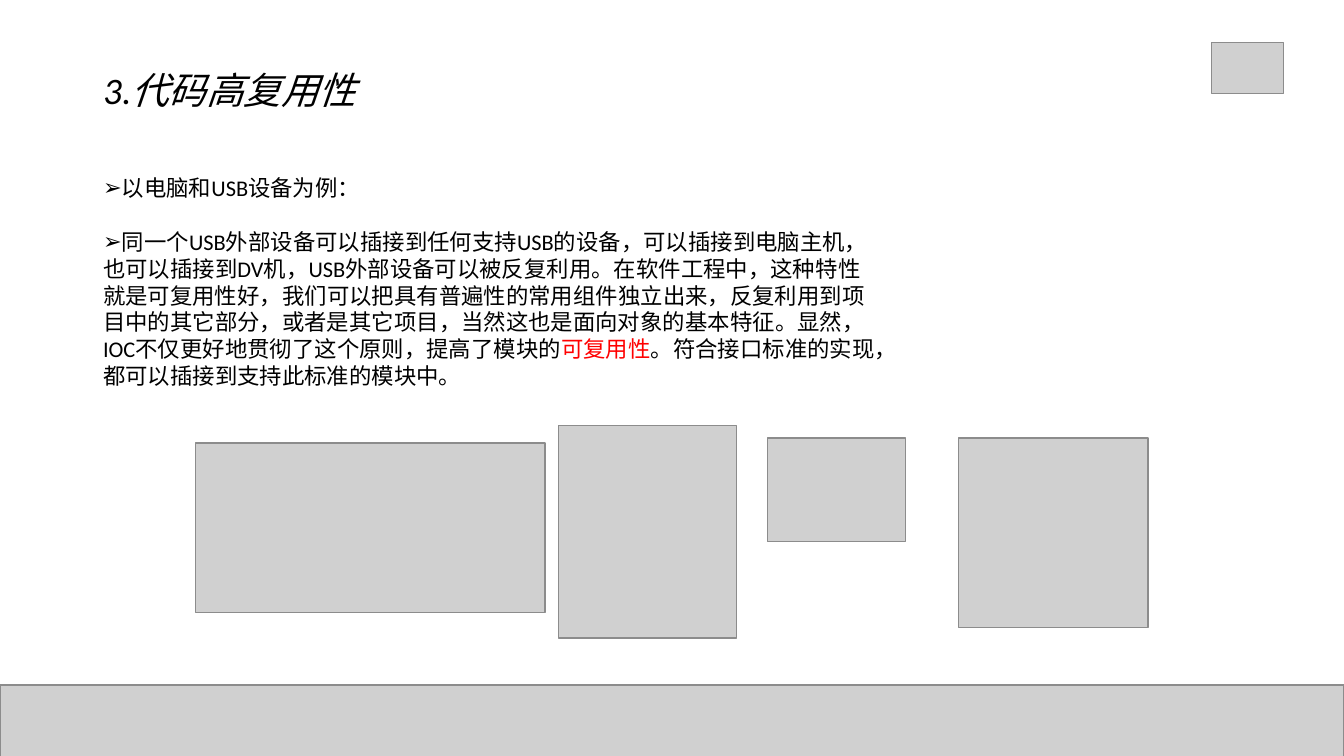
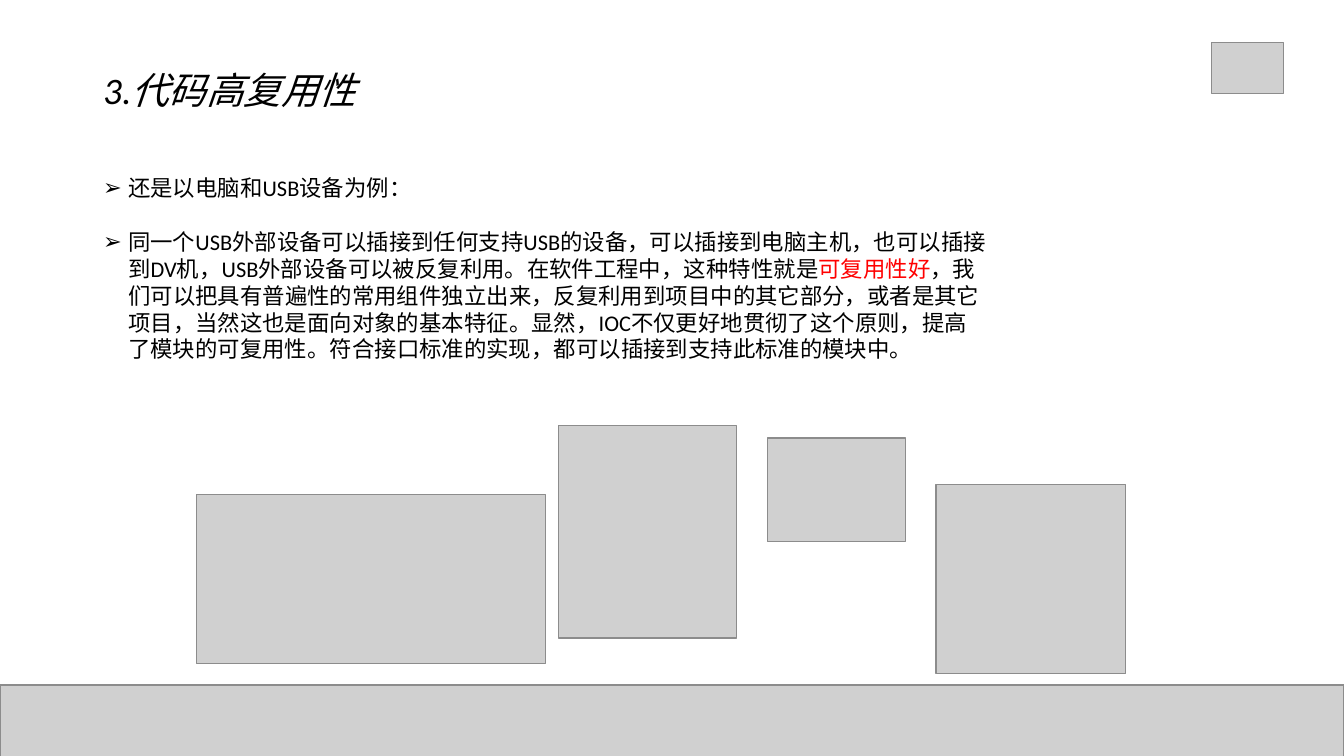
Before and after one commit to Mrchensama/DependenceInjection, a slide deck: slide 11 of 陈胡-依赖注入.pptx. Drawn at 1344x756 pixels with LibreOffice and Linux fonts; fonts in the diff are those of the drawing; grey boxes stand for pictures. Boxes give left, top, right and bottom in pixels: in the first picture for what was removed or moved away, otherwise in the second. Text is boxed around its words. In the diff, an @@ line names an element or a change of style, - is before the commit and + after.

```diff
--- a/陈胡-依赖注入.pptx
+++ b/陈胡-依赖注入.pptx
@@ text at bbox=[128, 177, 986, 360]: text changed @@
-➢ 以电脑和USB设备为例：
-➢ 同一个USB外部设备可以插接到任何支持USB的设备，可以插接到电脑主机，
-也可以插接到DV机，USB外部设备可以被反复利用。在软件工程中，这种特性
-就是可复用性好，我们可以把具有普遍性的常用组件独立出来，反复利用到项
-目中的其它部分，或者是其它项目，当然这也是面向对象的基本特征。显然，
-IOC不仅更好地贯彻了这个原则，提高了模块的可复用性。符合接口标准的实现，
-都可以插接到支持此标准的模块中。
+➢ 还是以电脑和USB设备为例：
+➢ 同一个USB外部设备可以插接到任何支持USB的设备，可以插接到电脑主机，也可以插接到DV机，USB外部设备可以被反复利用。在软件工程中，这种特性就是可复用性好，我们可以把具有普遍性的常用组件独立出来，反复利用到项目中的其它部分，或者是其它项目，当然这也是面向对象的基本特征。显然，IOC不仅更好地贯彻了这个原则，提高了模块的可复用性。符合接口标准的实现，都可以插接到支持此标准的模块中。
@@ picture: place and size @@
-picture at bbox=[196, 444, 546, 613]
+picture at bbox=[196, 495, 546, 664]
@@ picture: place and size @@
-picture at bbox=[958, 438, 1148, 628]
+picture at bbox=[935, 484, 1125, 673]
```
Also in this commit, not shown: 28 other slides changed, 4 slides added, 4 slides removed, 5 other files.
